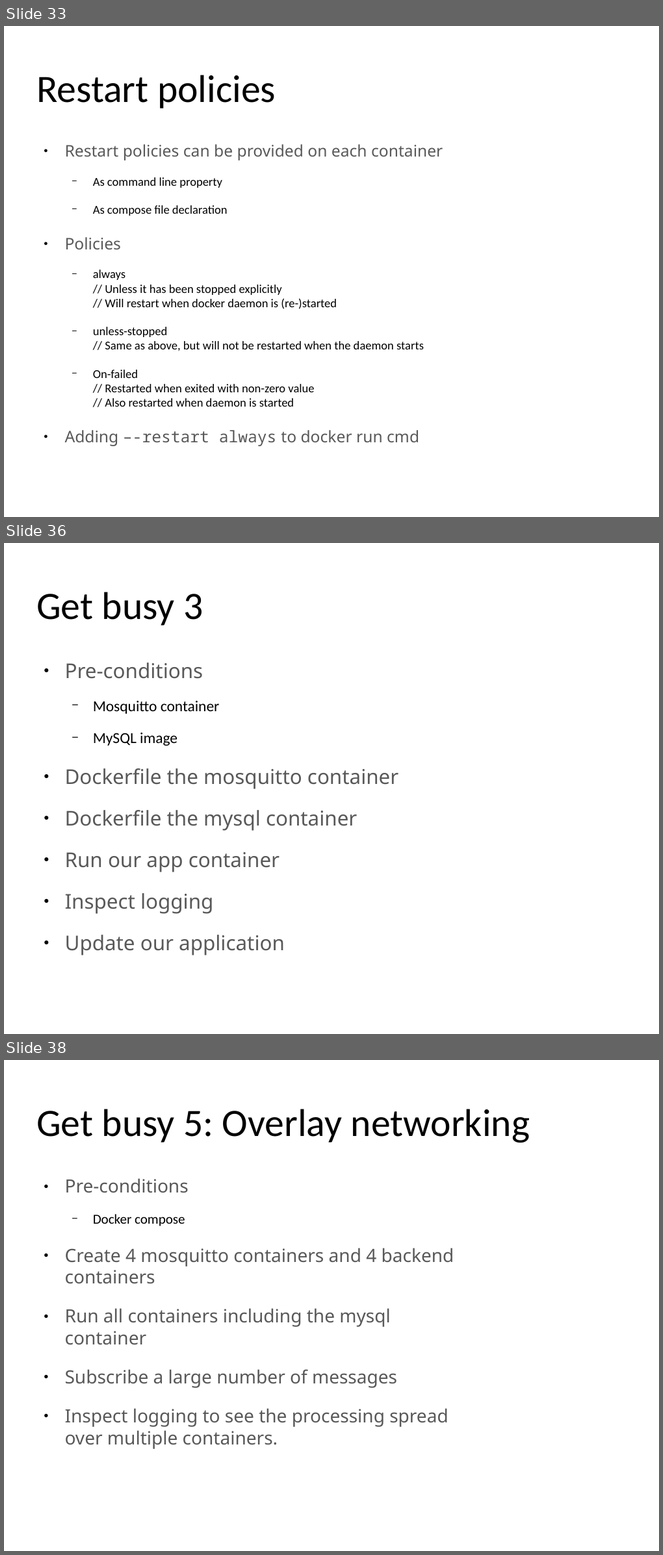
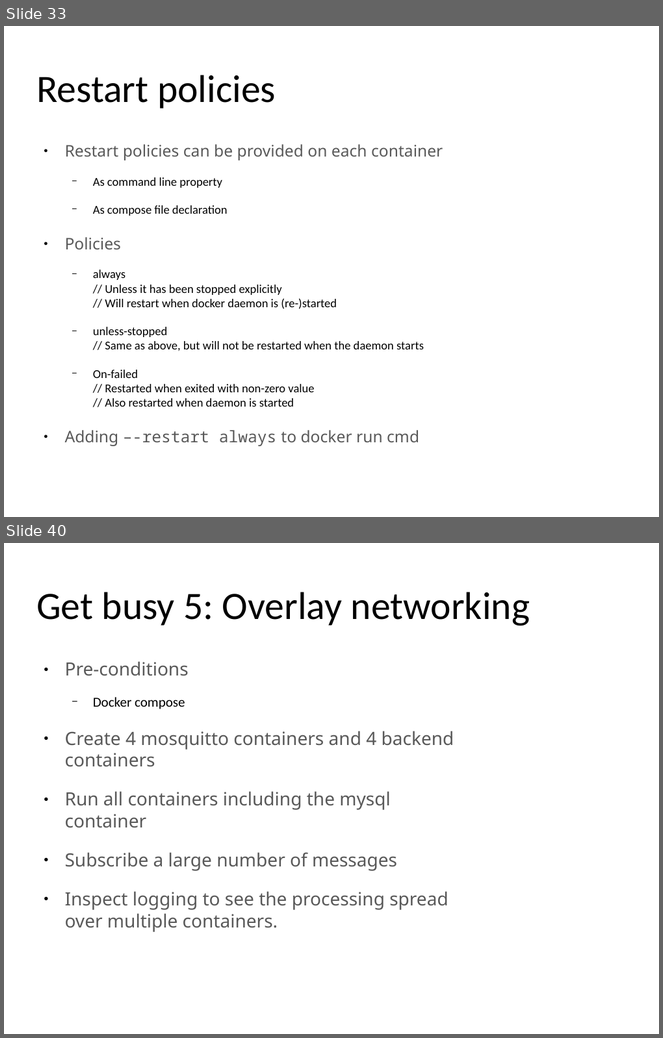
Before and after one commit to yeronimuz/gossip, a slide deck: presentation/docker_for_java_v1.0.odp. Shown one above the other, each under a label of ours: slides 33, 36 and 38 before the commit, slides 33 and 40 after it; the slides between them are not shown. The pictures are 663x1555 and 663x1038 pixels, drawn with LibreOffice and Linux fonts; fonts in the diff are those of the drawing; background and template pictures are left out. Boxes give left, top, right and bottom in pixels: in the first picture for what was removed or moved away, otherwise in the second. Text is boxed around its words. In the diff, an @@ line names an element or a change of style, - is before the commit and + after.

```diff
--- a/presentation/docker_for_java_v1.0.odp
+++ b/presentation/docker_for_java_v1.0.odp
@@ slide 36 removed at <box>4,543,659,1034</box>, background #FFFFFF @@
@@ title removed at <box>36,592,203,626</box> @@
-Get busy 3
@@ text removed at <box>65,663,399,956</box> @@
-● Pre-conditions
-  − Mosquitto container
-  − MySQL image
-● Dockerfile the mosquitto container
-● Dockerfile the mysql container
-● Run our app container
-● Inspect logging
-● Update our application
@@ what was slide 38 is now slide 40 @@
```
Also in this commit, not shown: 3 slides changed, 3 slides added.
